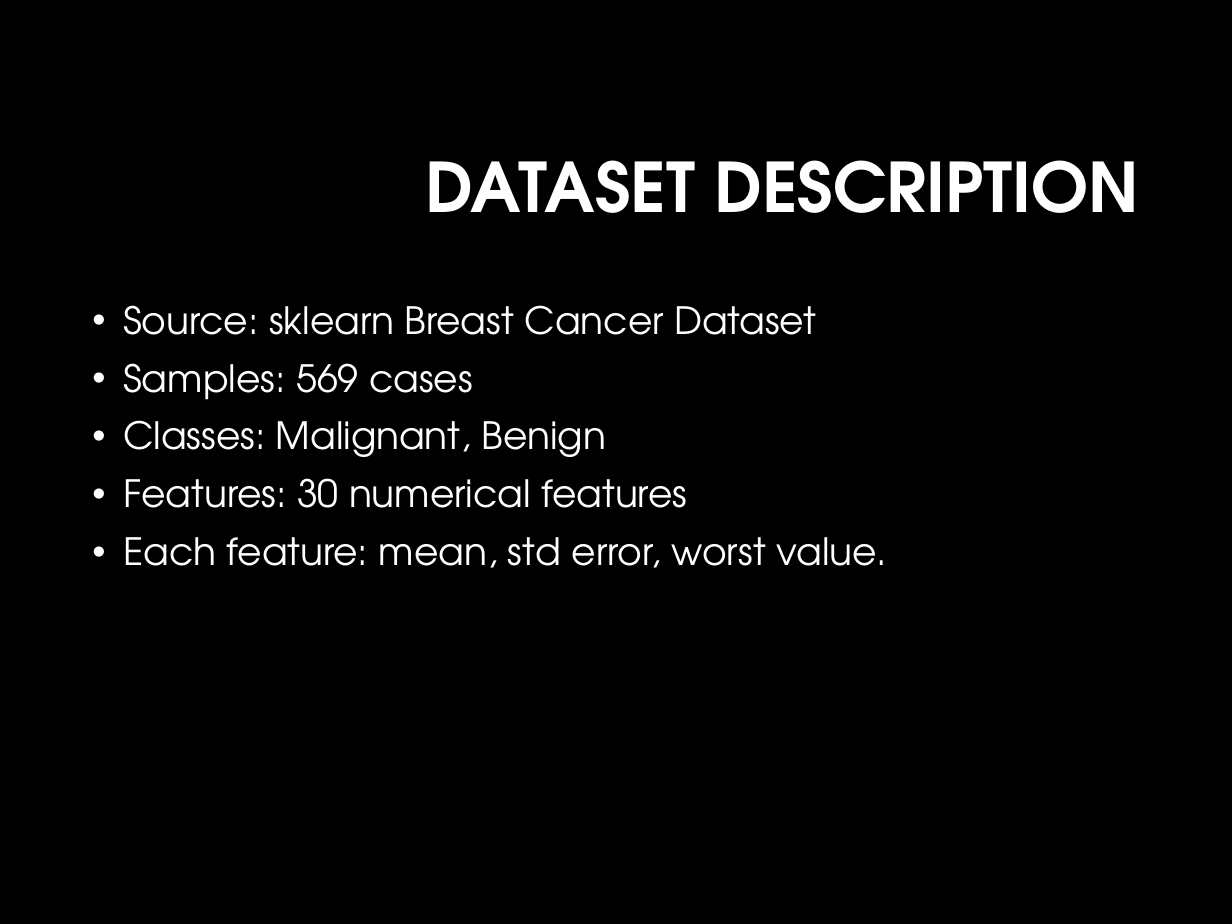
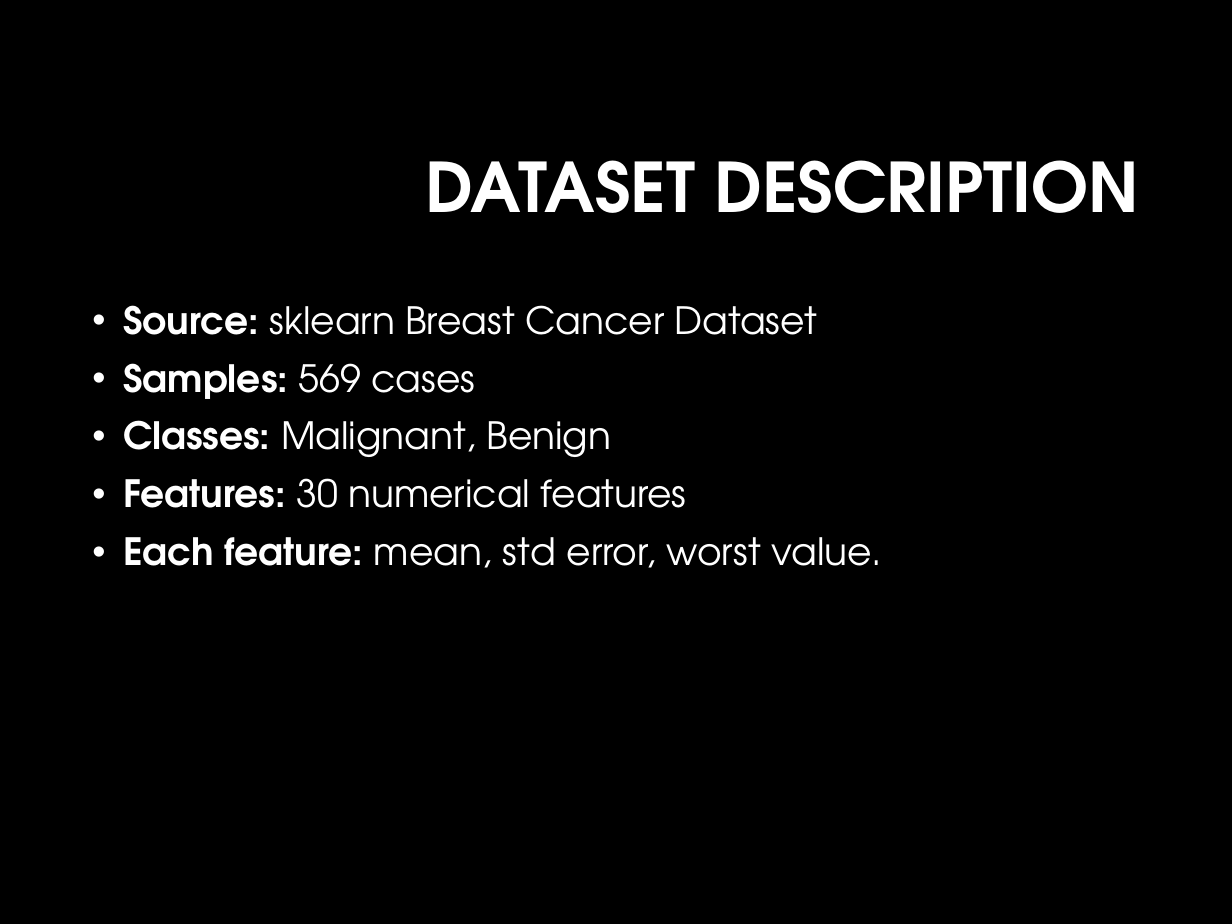
Before and after one commit to a-muizz28/Machine-Learning-Tasks, a slide deck: slide 4 of Tasks/FA23BCS117_FA23BCS108_Task1_DecisionTrees/FA23BCS117_FA23BCS108_Task1_DecisionTrees.pptx. Drawn at 1232x924 pixels with LibreOffice and Linux fonts; fonts in the diff are those of the drawing; background and template pictures are left out. Boxes give left, top, right and bottom in pixels: in the first picture for what was removed or moved away, otherwise in the second. Text is boxed around its words. In the diff, an @@ line names an element or a change of style, - is before the commit and + after.

```diff
--- a/Tasks/FA23BCS117_FA23BCS108_Task1_DecisionTrees/FA23BCS117_FA23BCS108_Task1_DecisionTrees.pptx
+++ b/Tasks/FA23BCS117_FA23BCS108_Task1_DecisionTrees/FA23BCS117_FA23BCS108_Task1_DecisionTrees.pptx
@@ text "Source: sklearn Breast Cancer Dataset" at <box>123,305,882,568</box>: bold on in "Source:", "Samples:", "Classes:", "Features:" and 1 more places @@
```
Also in this commit, not shown: 1 other slide changed, 1 other file.
